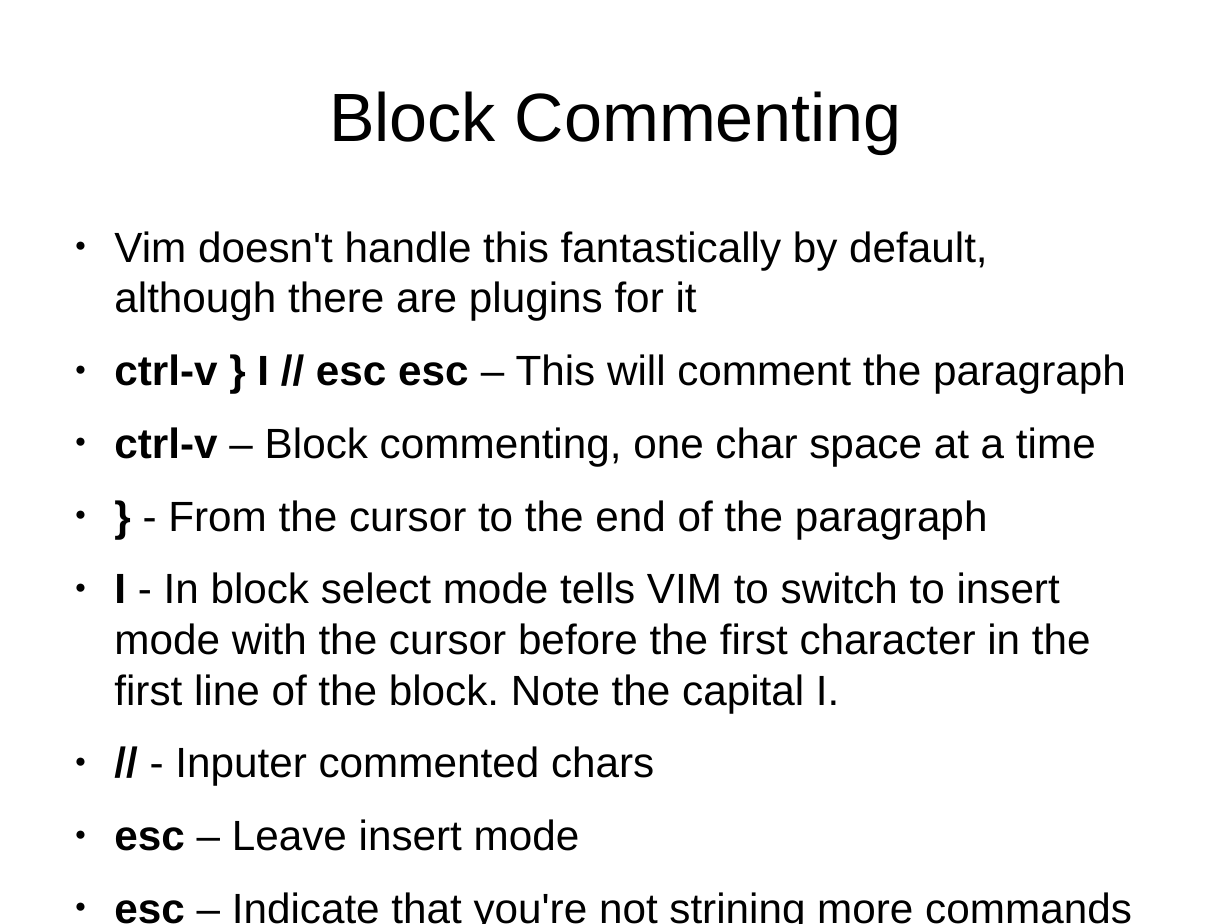
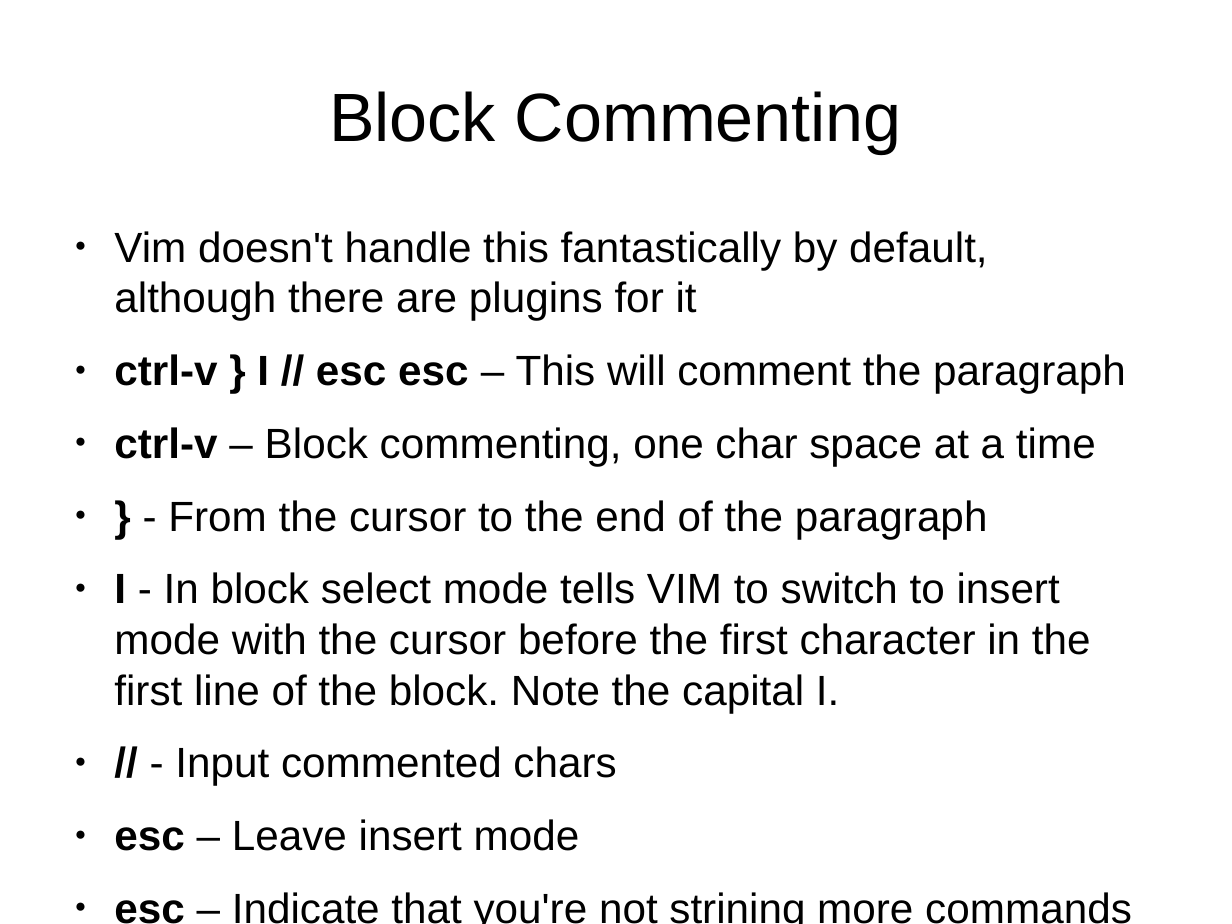
Before and after one commit to mikesligo/Vimtorial, a slide deck: slide 40 of Beginner pres.odp. Drawn at 1232x924 pixels with LibreOffice and Linux fonts; fonts in the diff are those of the drawing. Boxes give left, top, right and bottom in pixels: in the first picture for what was removed or moved away, otherwise in the second. Text is boxed around its words. In the diff, an @@ line names an element or a change of style, - is before the commit and + after.

```diff
--- a/Beginner pres.odp
+++ b/Beginner pres.odp
@@ text at <box>175,746,616,786</box>: text changed @@
-● // - Inputer commented chars
+● // - Input commented chars
```
Also in this commit, not shown: 6 other slides changed, 1 other file.
